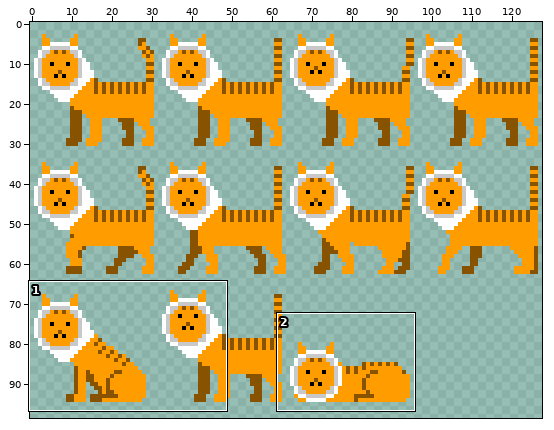
Sprite sheet: resources/public/assets/game/driftcat0.png. The first picture is a wide view before the edit; the outline marks the close-up.
Close-up. Before the commit:
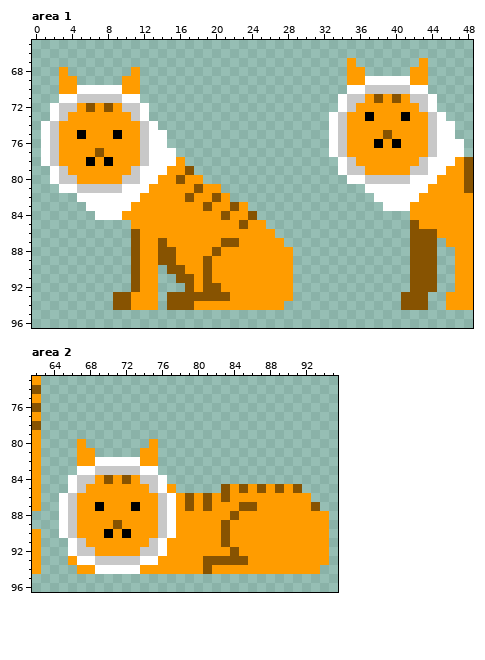
The file is 128x128 pixels. Shown: area 1: x 0..48, y 65..96; area 2: x 62..95, y 73..96. The wide view leaves out empty margins. The commit also changed other parts of the picture, which this record leaves out.
And afterwards:
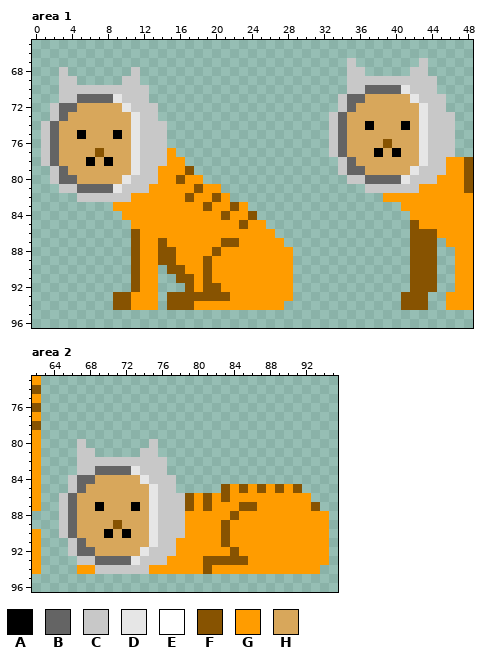
Palette (. is transparent): A #000000  B #646464  C #c8c8c8  D #e6e6e6  E #ffffff  F #875301  G #ff9c00  H #d8a75b
The edit:
Area 1:
y 67: x 35 G -> C; x 43 G -> C
y 68: x 3 G -> C; x 11 G -> C; x 35..36 GG -> CC; x 42..43 GG -> CC
y 69: x 3..4 GG -> CC; x 10..11 GG -> CC; x 35..44 GGEEEEEGG. -> CCCCCCCCCC
y 70: x 3..12 GGEEEEEGG. -> CCCCCCCCCC; x 35..44 EECCCCCEE. -> CCBBBBDCCC
y 71: x 3..12 EECCCCCEE. -> CCBBBBDCCC; x 34..42 ECCGFGFGC -> CBBHHHHHD; x 44..45 E. -> CC
y 72: x 2..10 ECCGFGFGC -> CBBHHHHHD; x 12..13 E. -> CC; x 34..45 ECGGGGGGGCE. -> CBHHHHHHHDCC
y 73: x 2..13 ECGGGGGGGCE. -> CBHHHHHHHDCC; x 33..43 ECGGAGGGAGG -> CBHHHHHHHHD; x 45..46 E. -> CC
y 74: x 1..11 ECGGGGGGGGG -> CBHHHHHHHHD; x 13..14 E. -> CC; x 33..43 ECGGGGGGGGG -> CBHHAHHHAHD; x 45..46 EE -> CC
y 75: x 1..4 ECGG -> CBHH; x 6..8 GGG -> HHH; x 10..11 GG -> HD; x 13..14 EE -> CC; x 33..43 ECGGGGFGGGG -> CBHHHHHHHHD; x 45..46 EE -> CC
y 76: x 1..11 ECGGGGGGGGG -> CBHHHHHHHHD; x 13..14 EE -> CC; x 33..43 ECGGGAGAGGG -> CBHHHHFHHHD; x 45..47 EEE -> CC.
y 77: x 1..6 ECGGGG -> CBHHHH; x 8..11 GGGG -> HHHD; x 13..15 EEE -> CCG; x 33..43 ECGGGGGGGGG -> CBHHHAHAHHD; x 45..47 EEE -> CC.
y 78: x 1..5 ECGGG -> CBHHH; x 7 G -> H; x 9..11 GGG -> HHD; x 13..15 EEE -> CCG; x 34..46 ECGGGGGGGCEEE -> CBHHHHHHHDCCG
y 79: x 2..14 ECGGGGGGGCEEE -> CBHHHHHHHDCCG; x 34..42 ECCGGGGGC -> CBBHHHHHD; x 44..45 EE -> CC
y 80: x 2..10 ECCGGGGGC -> CBBHHHHHD; x 12..13 EE -> CC; x 35..44 EECCCCCEEE -> CCBBBBDCCC
y 81: x 3..12 EECCCCCEEE -> CCBBBBDCCC; x 37..43 EEEEEEE -> CCCCCCG
y 82: x 5..11 EEEEEEE -> CCCCCCG; x 38..42 EEEEE -> .GGGG
y 83: x 6..10 EEEEE -> ...GG; x 39..41 EEE -> ..G
y 84: x 7..9 EEE -> ...
Area 2:
y 80: x 67 G -> C; x 75 G -> C
y 81: x 67..68 GG -> CC; x 74..75 GG -> CC
y 82: x 67..76 GGEEEEEGG. -> CCCCCCCCCC
y 83: x 67..76 EECCCCCEE. -> CCBBBBDCCC
y 84: x 66..74 ECCGFGFGC -> CBBHHHHHD; x 76..77 E. -> CC
y 85: x 66..77 ECGGGGGGGCEG -> CBHHHHHHHDCC
y 86: x 65..75 ECGGGGGGGGG -> CBHHHHHHHHD; x 77..78 EG -> CC
y 87: x 65..68 ECGG -> CBHH; x 70..72 GGG -> HHH; x 74..75 GG -> HD; x 77..78 EG -> CC
y 88: x 65..75 ECGGGGGGGGG -> CBHHHHHHHHD; x 77..78 EG -> CC
y 89: x 65..70 ECGGGG -> CBHHHH; x 72..75 GGGG -> HHHD; x 77..78 EG -> CC
y 90: x 65..69 ECGGG -> CBHHH; x 71 G -> H; x 73..75 GGG -> HHD; x 77..78 EG -> CC
y 91: x 66..77 ECGGGGGGGCEG -> CBHHHHHHHDCC
y 92: x 66..74 ECCGGGGGC -> CBBHHHHHD; x 76..77 EG -> CC
y 93: x 66..76 GEECCCCCEEG -> .CCBBBBDCCC
y 94: x 69..74 EEEEEG -> CCCCCC
Boxes around the changes in both close-ups, in picture pixels (x1, y1, x2, y2):
changed: (329, 58, 464, 211)
changed: (41, 67, 176, 220)
changed: (59, 439, 185, 574)
